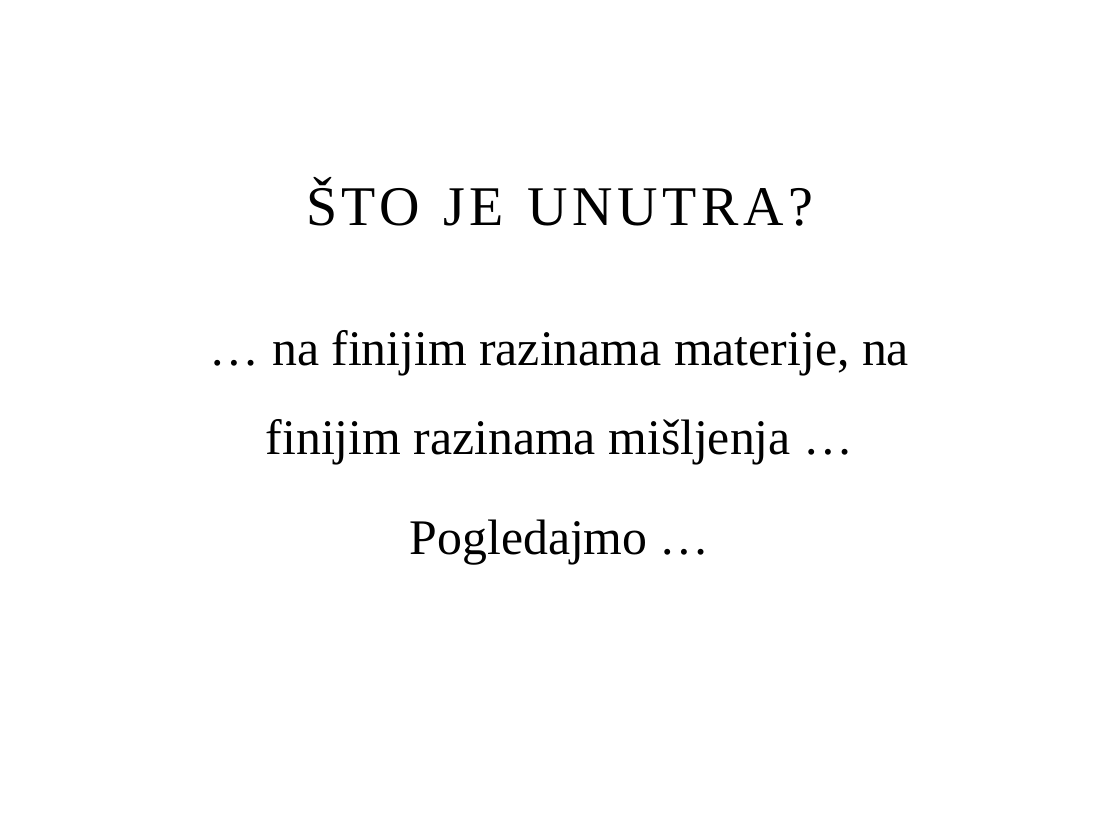
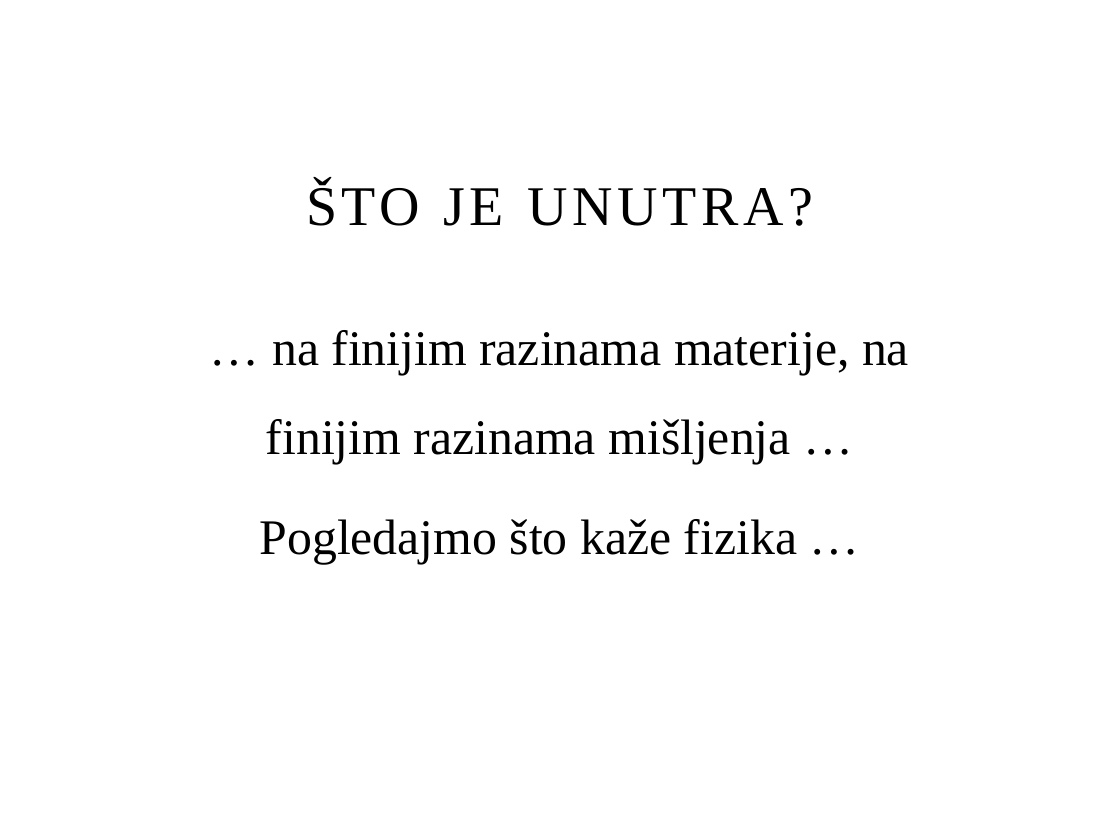
Before and after one commit to vzdesic/TheLecture, a slide deck: slide 23 of TheLecture.pptx. Drawn at 1120x840 pixels with LibreOffice and Linux fonts; fonts in the diff are those of the drawing; background and template pictures are left out. Boxes give left, top, right and bottom in pixels: in the first picture for what was removed or moved away, otherwise in the second. Text is boxed around its words. In the diff, an @@ line names an element or a change of style, - is before the commit and + after.

Commit message:
Lecture ppt updated

```diff
--- a/TheLecture.pptx
+++ b/TheLecture.pptx
@@ text at box(260, 519, 797, 564): text changed @@
-Pogledajmo …
+Pogledajmo što kaže fizika …
```
Also in this commit, not shown: 1 other slide changed, 1 slide added, 1 slide removed.
